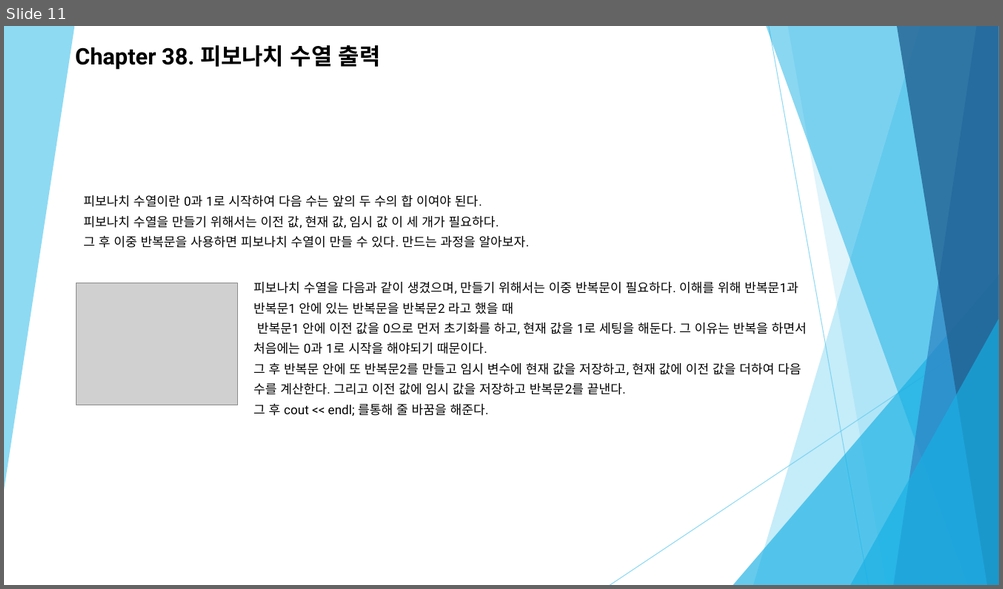
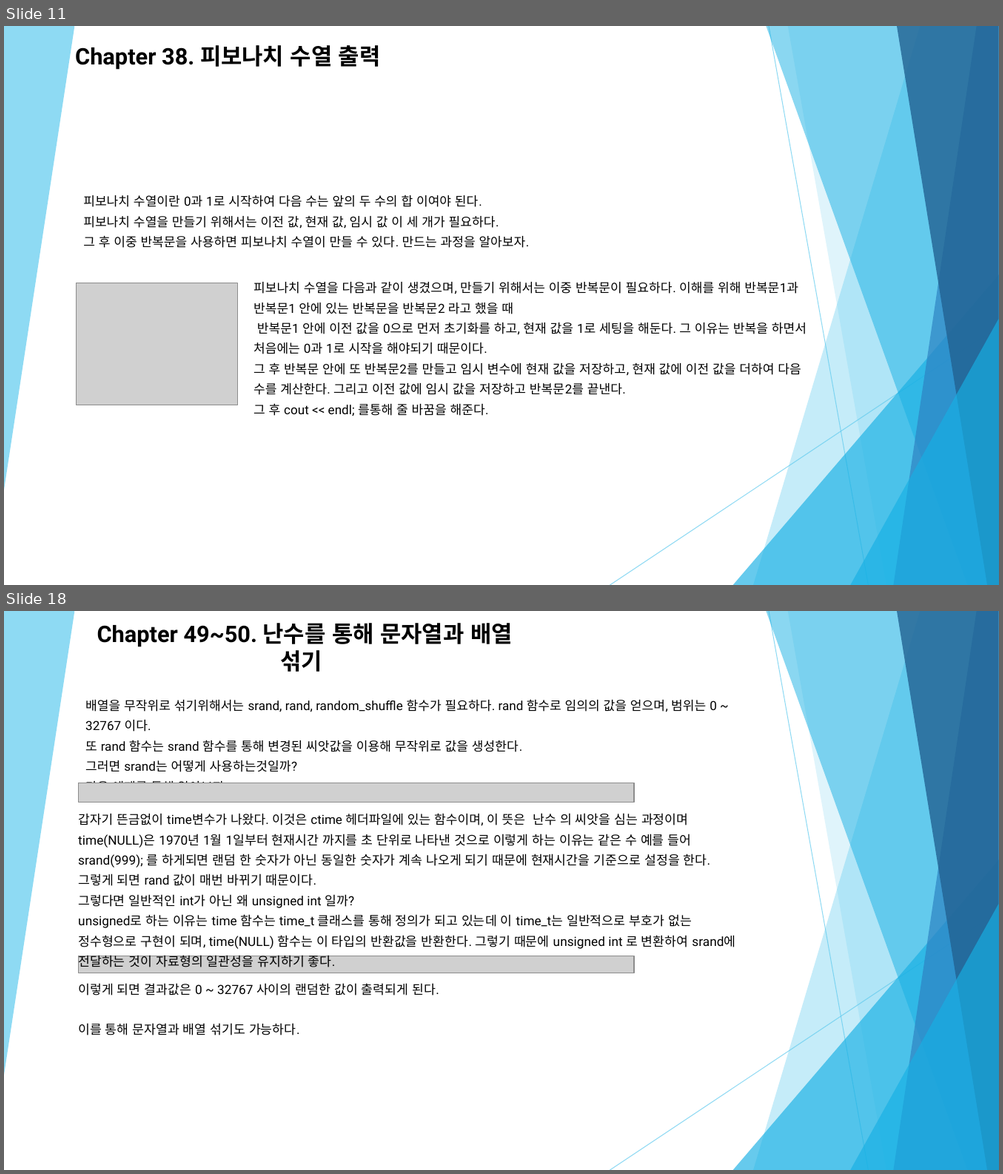
Before and after one commit to Zoselro/C-200, a slide deck: 세미나 자료/C++ 세미나 두 번째(1).pptx. Shown one above the other, each under a label of ours: slide 11 before the commit, slides 11 and 18 after it; the slides between them are not shown. The pictures are 1003x589 and 1003x1174 pixels, drawn with LibreOffice and Linux fonts; fonts in the diff are those of the drawing; grey boxes stand for pictures. Boxes give left, top, right and bottom in pixels: in the first picture for what was removed or moved away, otherwise in the second. Text is boxed around its words. In the diff, an @@ line names an element or a change of style, - is before the commit and + after.

```diff
--- a/세미나 자료/C++ 세미나 두 번째(1).pptx
+++ b/세미나 자료/C++ 세미나 두 번째(1).pptx
@@ slide 18 added at (4,611,999,1170), background #FFFFFF; not listed: 10 template elements that a slide beside it also shows @@
@@ text added at (97,623,512,672), 22 pt, text #000000, bold @@
+Chapter 49~50. 난수를 통해 문자열과 배열 섞기
@@ text added at (85,699,717,783), 12.2 pt, text #000000 @@
+배열을 무작위로 섞기위해서는 srand, rand, random_shuffle 함수가 필요하다. rand 함수로 임의의 값을 얻으며, 범위는 0 ~ 32767 이다.
+또 rand 함수는 srand 함수를 통해 변경된 씨앗값을 이용해 무작위로 값을 생성한다.
+그러면 srand는 어떻게 사용하는것일까?
+다음 예제를 통해 알아보자.
@@ picture added at (79,783,634,803) @@
@@ text added at (78,813,735,971), 12.3 pt, text #000000 @@
+갑자기 뜬금없이 time변수가 나왔다. 이것은 ctime 헤더파일에 있는 함수이며, 이 뜻은 난수 의 씨앗을 심는 과정이며 time(NULL)은 1970년 1월 1일부터 현재시간 까지를 초 단위로 나타낸 것으로 이렇게 하는 이유는 같은 수 예를 들어 srand(999); 를 하게되면 랜덤 한 숫자가 아닌 동일한 숫자가 계속 나오게 되기 때문에 현재시간을 기준으로 설정을 한다. 그렇게 되면 rand 값이 매번 바뀌기 때문이다.
+그렇다면 일반적인 int가 아닌 왜 unsigned int 일까?
+unsigned로 하는 이유는 time 함수는 time_t 클래스를 통해 정의가 되고 있는데 이 time_t는 일반적으로 부호가 없는 정수형으로 구현이 되며, time(NULL) 함수는 이 타입의 반환값을 반환한다. 그렇기 때문에 unsigned int 로 변환하여 srand에 전달하는 것이 자료형의 일관성을 유지하기 좋다.
@@ picture added at (79,957,634,973) @@
@@ text added at (78,983,439,1036), 12.3 pt, text #000000 @@
+이렇게 되면 결과값은 0 ~ 32767 사이의 랜덤한 값이 출력되게 된다.
+이를 통해 문자열과 배열 섞기도 가능하다.
```
Also in this commit, not shown: 1 slide changed, 24 other slides added.
